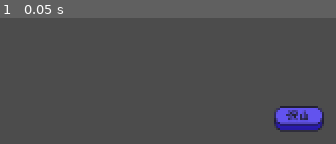
Above: before the commit, frame 1.
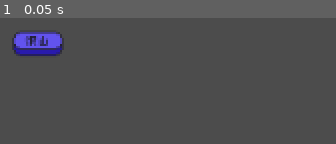
Above: after the commit, the same moment.

Repository: Kibibibit/windmills-arcade
Game: Godot game, scene res://scenes/Root.tscn
Same seed, same stepped clock (60 frames per second), same inputs: the game is played once before the commit and once after it. The engine's default icon, where the game draws it, is replaced by a stand-in: a white triangle on a blue panel in a dark square.
Inputs:
- Up to frame 1 (0.05 s): no input

The runs differ from the first frame. In frame 1, 5.5% of the frame differs, in the area x 3-97%, y 11-91%.

Commit message:
Sprite fixes

Diff:
--- a/project.godot
+++ b/project.godot
@@ -9,6 +9,11 @@
 config_version=4
 
 _global_script_classes=[ {
+"base": "GameEntity",
+"class": "Card",
+"language": "GDScript",
+"path": "res://scripts/components/Card.gd"
+}, {
 "base": "GameObject",
 "class": "GameEntity",
 "language": "GDScript",
@@ -28,6 +33,11 @@
 "class": "MainMenu",
 "language": "GDScript",
 "path": "res://scripts/games/MainMenu.gd"
+}, {
+"base": "Card",
+"class": "PlayingCard",
+"language": "GDScript",
+"path": "res://scripts/components/PlayingCard.gd"
 }, {
 "base": "Node2D",
 "class": "RootObject",
@@ -50,10 +60,12 @@
 "path": "res://scripts/components/ui/UIButton.gd"
 } ]
 _global_script_class_icons={
+"Card": "",
 "GameEntity": "",
 "GameObject": "",
 "GameParent": "",
 "MainMenu": "",
+"PlayingCard": "",
 "RootObject": "",
 "Sawayama": "",
 "TextureInfo": "",
--- a/scenes/games/MainMenu.tscn
+++ b/scenes/games/MainMenu.tscn
@@ -10,7 +10,7 @@
 [node name="Buttons" type="Node2D" parent="."]
 
 [node name="Sawayama" parent="Buttons" instance=ExtResource( 3 )]
-position = Vector2( 238, 113 )
+position = Vector2( 71, 65 )
 
 [node name="Sprite" type="Sprite" parent="Buttons/Sawayama"]
 texture = ExtResource( 2 )
--- a/scenes/games/Sawayama.tscn
+++ b/scenes/games/Sawayama.tscn
@@ -1,14 +1,6 @@
-[gd_scene load_steps=3 format=2]
+[gd_scene load_steps=2 format=2]
 
 [ext_resource path="res://scripts/games/Sawayama.gd" type="Script" id=1]
-[ext_resource path="res://sprites/cards/sawayama_card_sheet.png" type="Texture" id=2]
 
 [node name="Game" type="Node2D"]
 script = ExtResource( 1 )
-
-[node name="Sprite" type="Sprite" parent="."]
-position = Vector2( 509, 335 )
-texture = ExtResource( 2 )
-hframes = 14
-vframes = 5
-frame = 56
--- /dev/null
+++ b/scripts/components/Card.gd
@@ -0,0 +1,21 @@
+class_name Card
+extends GameEntity
+
+
+var back_frame_coords: Vector2
+var front_frame_coords: Vector2
+var last_face_up: bool = false
+var face_up: bool = false
+
+
+func _ready():
+	back_frame_coords = Vector2(0,sprite.vframes-1)
+	frame_coords = back_frame_coords
+
+func _process(_delta):
+	if (last_face_up != face_up):
+		if (face_up):
+			frame_coords = front_frame_coords
+		else:
+			frame_coords = back_frame_coords
+		last_face_up = face_up
--- a/scripts/components/GameEntity.gd
+++ b/scripts/components/GameEntity.gd
@@ -15,5 +15,10 @@
 	sprite.texture = texture_info.get_texture()
 	add_child(sprite)
 
+func _process(_delta):
+	if (sprite.frame_coords != frame_coords):
+		sprite.frame_coords = frame_coords
+
 func _exit_tree():
+	sprite.queue_free()
 	remove_child(sprite)
--- /dev/null
+++ b/scripts/components/PlayingCard.gd
@@ -0,0 +1,13 @@
+class_name PlayingCard
+extends Card
+
+var suit: int
+var value: int
+
+func _init(_suit: int, _value: int):
+	suit = _suit
+	value = _value
+
+
+func _ready():
+	front_frame_coords = Vector2(value,suit)
--- a/scripts/games/MainMenu.gd
+++ b/scripts/games/MainMenu.gd
@@ -11,7 +11,7 @@
 	self.load_textures()
 
 
-	var _test = $Buttons/Sawayama.connect("on_released",self,"_on_released",["Sawayama"])
+	var _sawayama = $Buttons/Sawayama.connect("on_released",self,"_on_released",["Sawayama"])
 
 
 func _on_released(_event,game):
--- a/scripts/games/Sawayama.gd
+++ b/scripts/games/Sawayama.gd
@@ -8,3 +8,9 @@
 
 
 	self.load_textures()
+
+
+	var card: PlayingCard = PlayingCard.new(0,5)
+	card.texture_code = "card_sheet"
+
+	add_child(card)
Binary file changed: sprites/cards/sawayama_card_sheet.aseprite
Binary file changed: sprites/cards/sawayama_card_sheet.png
